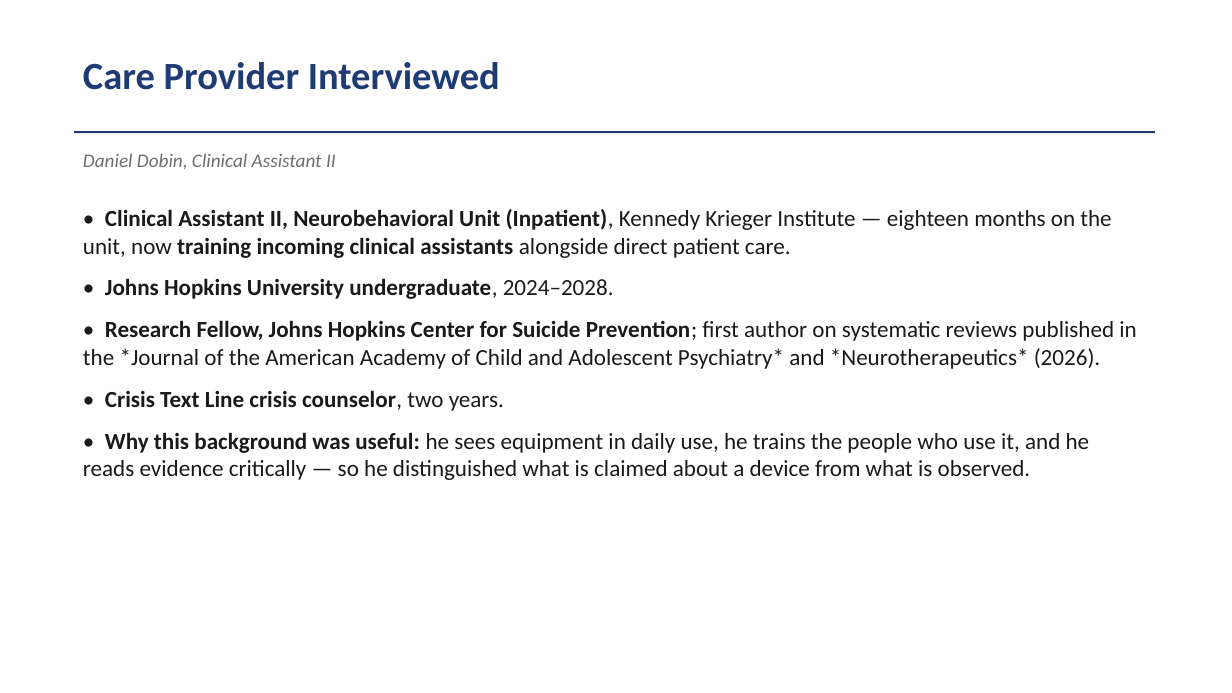
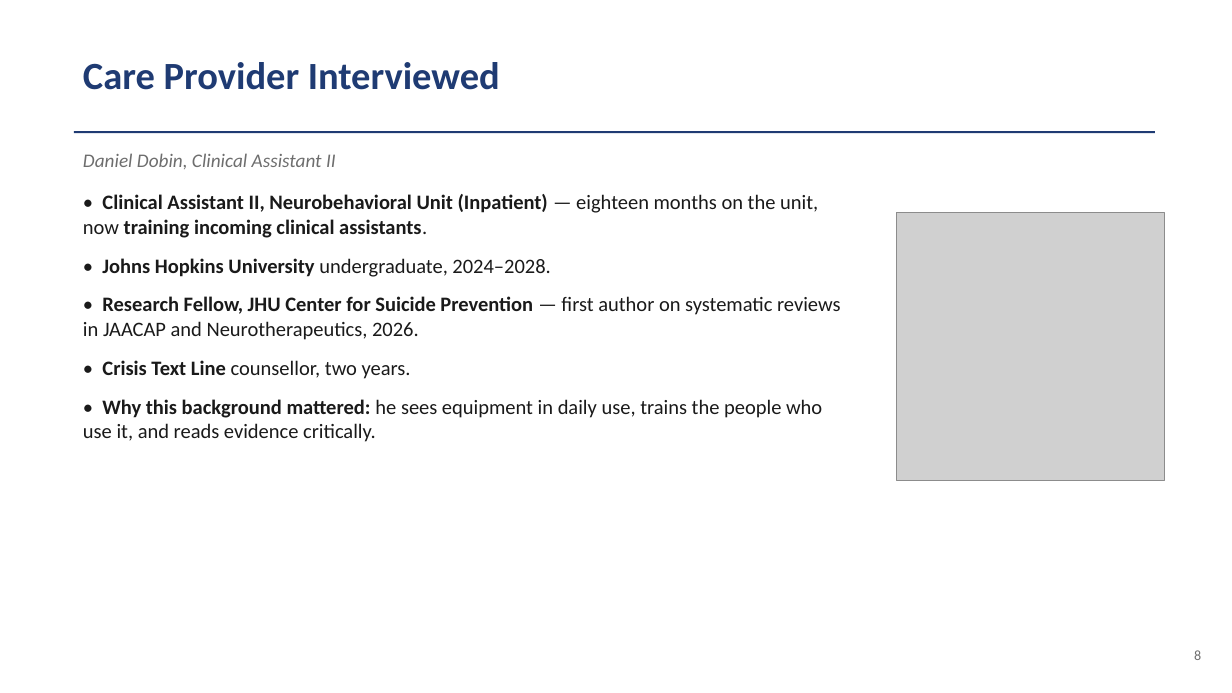
Before and after one commit to VanceVan/cccoding, a slide deck: slide 8 of module-10/Module_10_Rehab_Center_Experience.pptx. Drawn at 1232x693 pixels with LibreOffice and Linux fonts; fonts in the diff are those of the drawing; grey boxes stand for pictures. Boxes give left, top, right and bottom in pixels: in the first picture for what was removed or moved away, otherwise in the second. Text is boxed around its words. In the diff, an @@ line names an element or a change of style, - is before the commit and + after.

```diff
--- a/module-10/Module_10_Rehab_Center_Experience.pptx
+++ b/module-10/Module_10_Rehab_Center_Experience.pptx
@@ text "• Clinical Assistant II, Neurobehavioral ...": place and size @@
-text "• Clinical Assistant II, Neurobehavioral ..." at (83,209,1136,480)
+text "• Clinical Assistant II, Neurobehavioral ..." at (83,194,840,442)
@@ text at (83,194,818,238): text changed; size 18 to 16 pt @@
-• Clinical Assistant II, Neurobehavioral Unit (Inpatient), Kennedy Krieger Institute — eighteen months on the unit, now training incoming clinical assistants alongside direct patient care.
+• Clinical Assistant II, Neurobehavioral Unit (Inpatient) — eighteen months on the unit, now training incoming clinical assistants.
@@ picture added at (897,213,1165,481) @@
@@ text at (102,258,550,277): size 18 to 16 pt in "• Johns Hopkins University undergraduate, 2024–2028."; bold off in "undergraduate," @@
@@ text at (83,296,840,442): text changed; size 18 to 16 pt @@
-• Research Fellow, Johns Hopkins Center for Suicide Prevention; first author on systematic reviews published in the *Journal of the American Academy of Child and Adolescent Psychiatry* and *Neurotherapeutics* (2026).
-• Crisis Text Line crisis counselor, two years.
-• Why this background was useful: he sees equipment in daily use, he trains the people who use it, and he reads evidence critically — so he distinguished what is claimed about a device from what is observed.
+• Research Fellow, JHU Center for Suicide Prevention — first author on systematic reviews in JAACAP and Neurotherapeutics, 2026.
+• Crisis Text Line counsellor, two years.
+• Why this background mattered: he sees equipment in daily use, trains the people who use it, and reads evidence critically.
@@ text added at (1194,650,1201,660), 11 pt, text #6E6E6E @@
+8
```
Also in this commit, not shown: 11 other slides changed, 10 other files.
